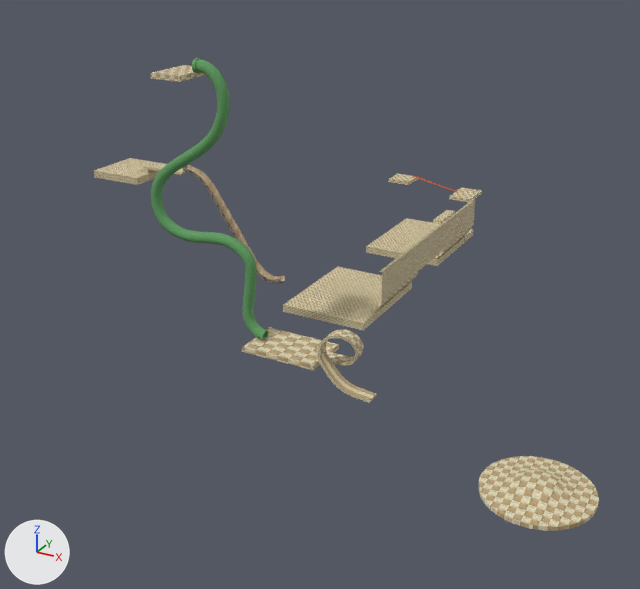
The OBJ model NewSonicThing/res/Models/Levels/Tutorial/Tutorial.obj: old version first, new version second.
Both versions are drawn from a 50 mm camera at (9924.0, -11423.0, 4112.0) aimed at (4179.0, -977.0, -1111.0). The axes (+X, +Y, +Z) are drawn at lower left. The lights are the same throughout. Where no turn or scale is listed for an object, it has been applied to the vertices. Vertices at the same position are counted once.

Before the edit, the objects in view are built like this:
```python
me_tutorial = bpy.data.meshes.new('Tutorial')
me_tutorial.from_pydata(...)  # 8545 vertices, 16918 faces; spans x -466.0..8805.0, y -4077.0..5638.0, z -1623.0..2374.0
# faces by material slot: [384, 224, 20, 1698, 14592]
me_tutorial.materials.append(mat_woodinside)  # picture img_woodinside_png
me_tutorial.materials.append(mat_bark)  # picture img_bark_png
me_tutorial.materials.append(mat_shingles)  # picture img_shingles_png
me_tutorial.materials.append(mat_tile)  # picture img_tile_png
me_tutorial.materials.append(mat_wire)  # picture img_wire_png
ob_tutorial = bpy.data.objects.new('Tutorial', me_tutorial)
ob_tutorial.location = (0.0, 0.0, 0.0)
```
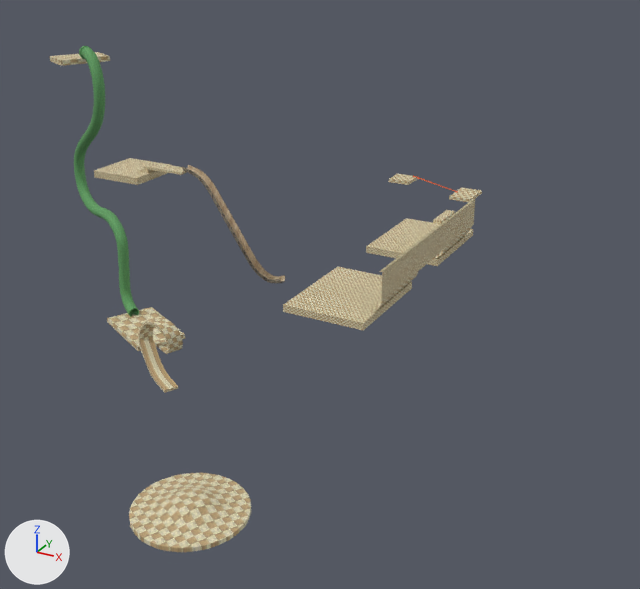
Scene script edits in JSON lines:
```json
{"block": "me_tutorial", "where": "me_tutorial.from_pydata(...)  # 8545 vertices, 16918 faces; spans x -466.0..8805.0, y -4077.0..5638.0, z -1623.0..2374.0"}
{"block": "me_tutorial", "where": "# used by ob_tutorial; location = (0.0, 0.0, 0.0)"}
{"block": "me_tutorial", "change": "me_tutorial part 1: the loose piece of 236 vertices spanning x 5000.0..5813.0, y -2663.0..-2205.0, z -1606.0..-845.0 is turned -27.4 degrees about the z axis through its middle, then moved by (-2261.0, -877.0, 0.0)"}
{"block": "me_tutorial", "change": "me_tutorial part 2: the loose piece of 529 vertices spanning x 7564.0..8805.0, y -4077.0..-2836.0, z -1623.0..-1444.0 is turned -27.4 degrees about the z axis through its middle, then moved by (-3041.0, -2040.0, 0.0)"}
{"block": "me_tutorial", "change": "me_tutorial part 3: the loose piece of 8 vertices spanning x 2704.0..3154.0, y -2652.0..-1956.0, z 2142.0..2210.0 is turned -27.4 degrees about the z axis through its middle, then moved by (-1924.0, 247.0, 0.0)"}
{"block": "me_tutorial", "change": "me_tutorial part 4: the loose piece of 7328 vertices spanning x 2282.0..4070.0, y -2384.0..-2210.0, z -1317.0..2374.0 is turned -27.4 degrees about the z axis through its middle, then moved by (-1948.0, 133.0, 0.0)"}
{"block": "me_tutorial", "change": "me_tutorial part 5: the loose piece of 8 vertices spanning x 3909.0..5007.0, y -2652.0..-1956.0, z -1359.0..-1291.0 is turned -27.4 degrees about the z axis through its middle, then moved by (-2095.0, -456.0, 0.0)"}
```

Pixel boxes [x1, y1, x2, y2] of what changed, in the pictures (640 x 589 px; the box of a moved part takes in the faces that stretch with it):
```json
{"object": "Tutorial", "change": "reshaped", "before": [94, 58, 599, 531], "after": [50, 46, 482, 552], "on screen": "14% narrower, 7% taller"}
{"part": 1, "of": "me_tutorial", "change": "moved or reshaped", "before": [317, 330, 376, 403], "after": [138, 318, 183, 393]}
{"part": 2, "of": "me_tutorial", "change": "moved or reshaped", "before": [478, 456, 599, 531], "after": [129, 473, 251, 552]}
{"part": 3, "of": "me_tutorial", "change": "moved or reshaped", "before": [150, 65, 205, 82], "after": [50, 52, 110, 66]}
{"part": 4, "of": "me_tutorial", "change": "moved or reshaped", "before": [151, 58, 268, 340], "after": [74, 46, 139, 317]}
{"part": 5, "of": "me_tutorial", "change": "moved or reshaped", "before": [242, 327, 339, 371], "after": [107, 307, 185, 351]}
```
